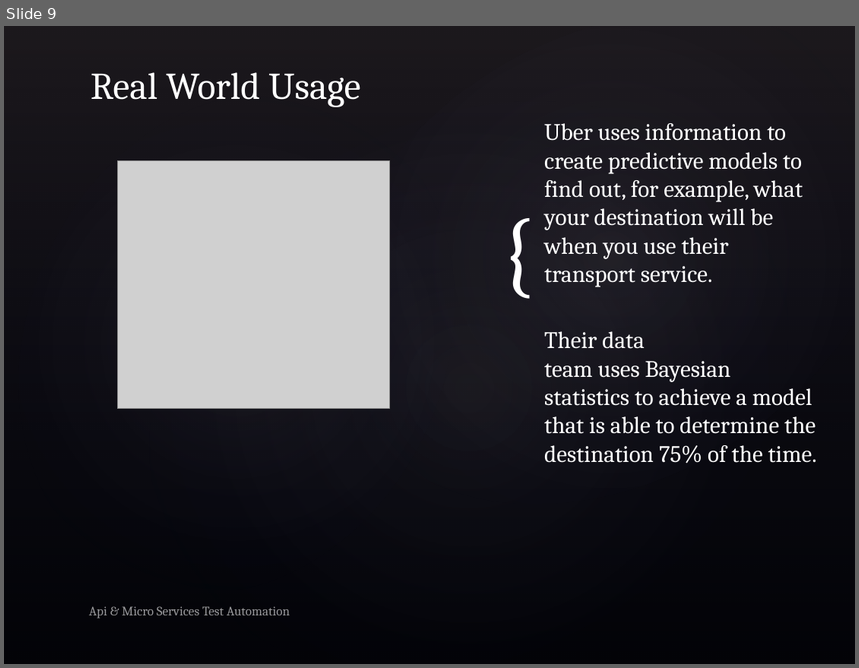
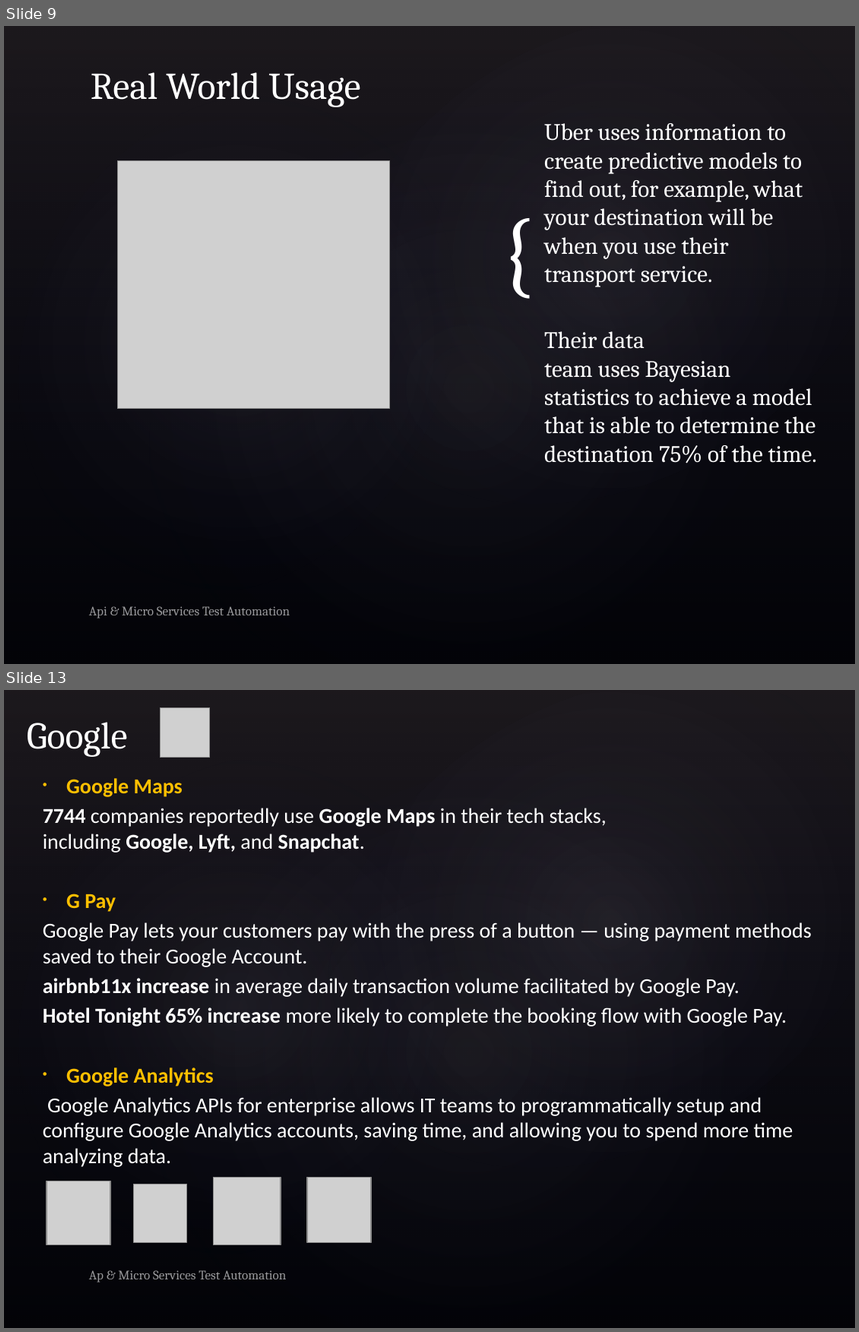
Before and after one commit to shreekhedkar/Docs, a slide deck: Ppt/APICourse.pptx. Shown one above the other, each under a label of ours: slide 9 before the commit, slides 9 and 13 after it; the slides between them are not shown. The pictures are 859x668 and 859x1332 pixels, drawn with LibreOffice and Linux fonts; fonts in the diff are those of the drawing; grey boxes stand for pictures; background and template pictures are left out. Boxes give left, top, right and bottom in pixels: in the first picture for what was removed or moved away, otherwise in the second. Text is boxed around its words. In the diff, an @@ line names an element or a change of style, - is before the commit and + after.

```diff
--- a/Ppt/APICourse.pptx
+++ b/Ppt/APICourse.pptx
@@ slide 13 added at [4,690,855,1328], background picture (left out); not listed: 4 template elements that a slide beside it also shows @@
@@ picture added at [160,708,209,757] @@
@@ title added at [27,722,128,757], 32 pt, text #FFFFFF @@
+Google
@@ text added at [43,778,812,1167], 18 pt, text #FFFFFF @@
+• Google Maps
+7744 companies reportedly use Google Maps in their tech stacks, including Google, Lyft, and Snapchat.
+• G Pay
+Google Pay lets your customers pay with the press of a button — using payment methods saved to their Google Account.
+airbnb11x increase in average daily transaction volume facilitated by Google Pay.
+Hotel Tonight 65% increase more likely to complete the booking flow with Google Pay.
+• Google Analytics
+Google Analytics APIs for enterprise allows IT teams to programmatically setup and configure Google Analytics accounts, saving time, and allowing you to spend more time analyzing data.
@@ picture added at [47,1181,110,1245] @@
@@ picture added at [133,1185,186,1243] @@
@@ picture added at [214,1178,281,1246] @@
@@ picture added at [307,1178,371,1243] @@
@@ text added at [89,1271,286,1283], 11 pt, text #FFFFFF at 60% opacity @@
+Ap & Micro Services Test Automation
```
Also in this commit, not shown: 7 slides changed, 4 other slides added, 1 slide removed, 36 other files.
